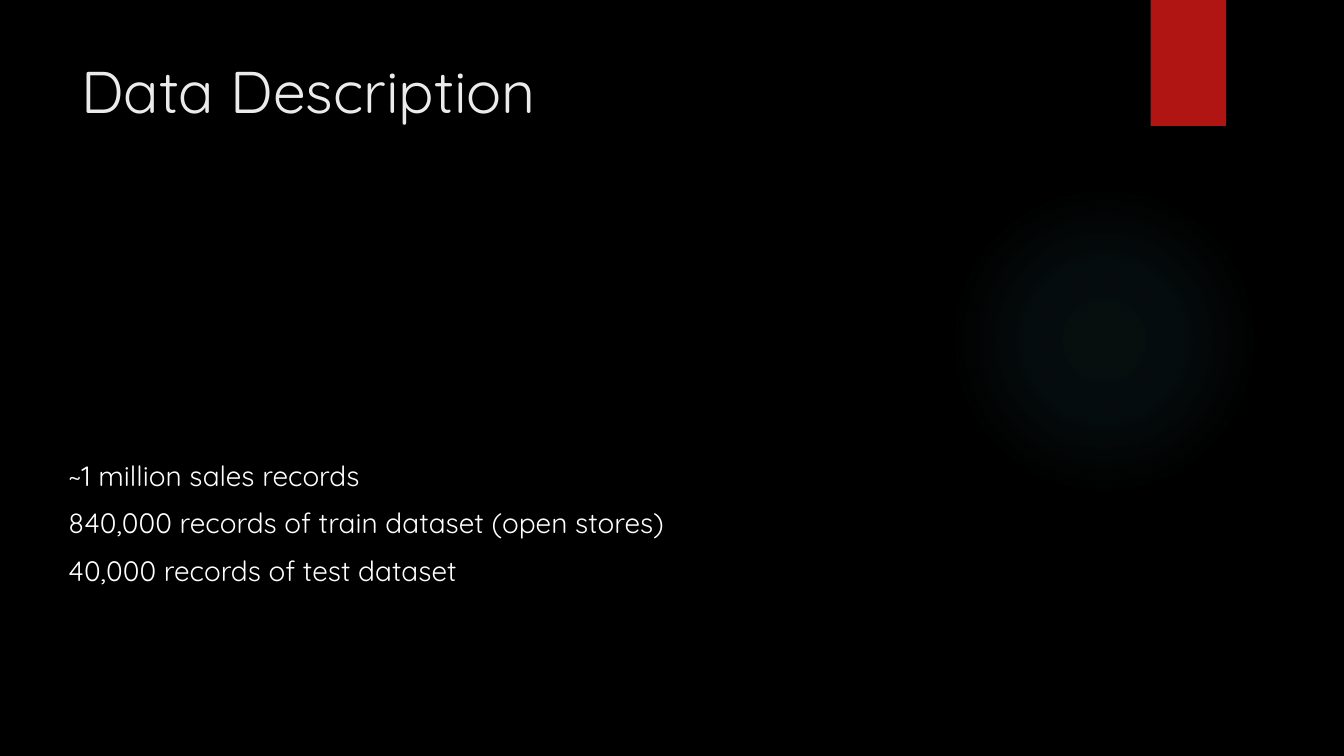
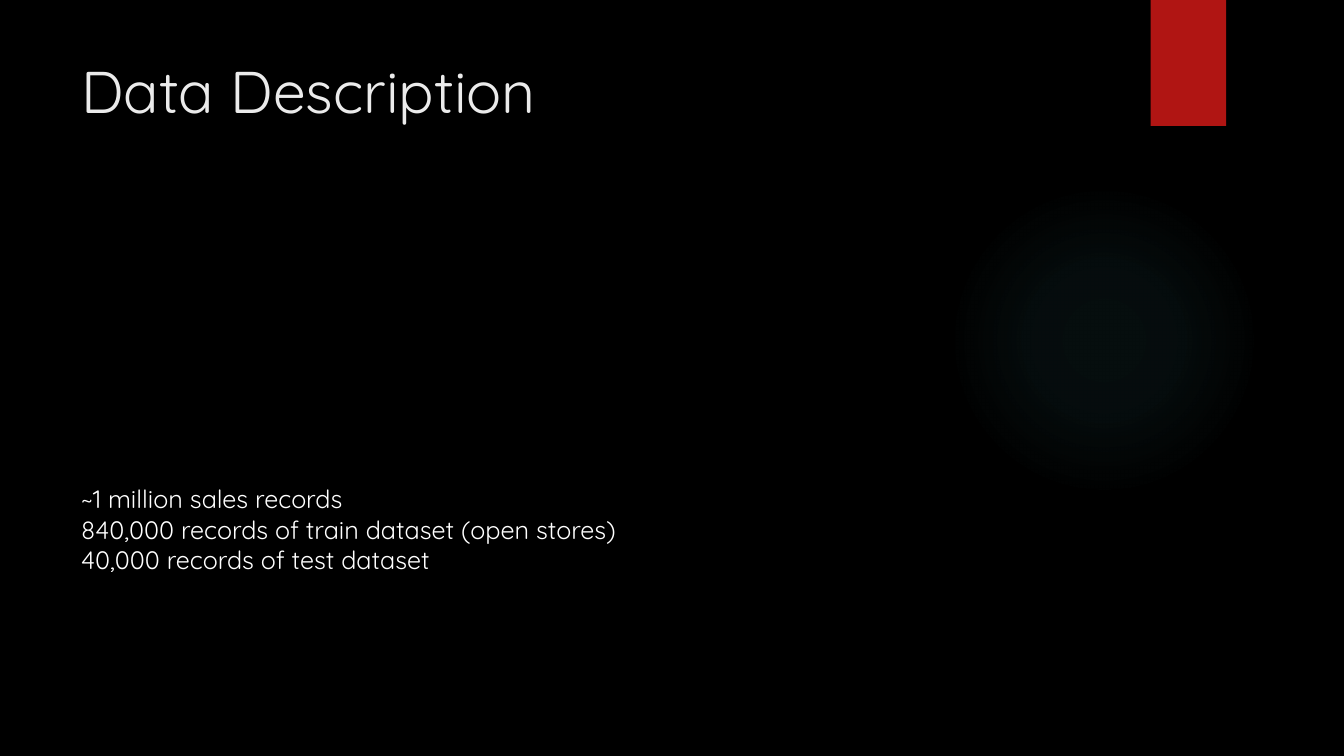
Before and after one commit to hq43/ORIE4741-Proj, a slide deck: slide 3 of Predicting Rossmann Store Sales.pptx. Drawn at 1344x756 pixels with LibreOffice and Linux fonts; fonts in the diff are those of the drawing; background and template pictures are left out. Boxes give left, top, right and bottom in pixels: in the first picture for what was removed or moved away, otherwise in the second. Text is boxed around its words. In the diff, an @@ line names an element or a change of style, - is before the commit and + after.

```diff
--- a/Predicting Rossmann Store Sales.pptx
+++ b/Predicting Rossmann Store Sales.pptx
@@ text "~1 million sales records": place and size @@
-text "~1 million sales records" at [68, 465, 664, 585]
+text "~1 million sales records" at [81, 489, 616, 572]
@@ text "~1 million sales records" at [81, 489, 616, 572]: size 20 to 18 pt; less space between paragraphs; rotation 270 to 0 degrees @@
```
Also in this commit, not shown: 1 other slide changed.
